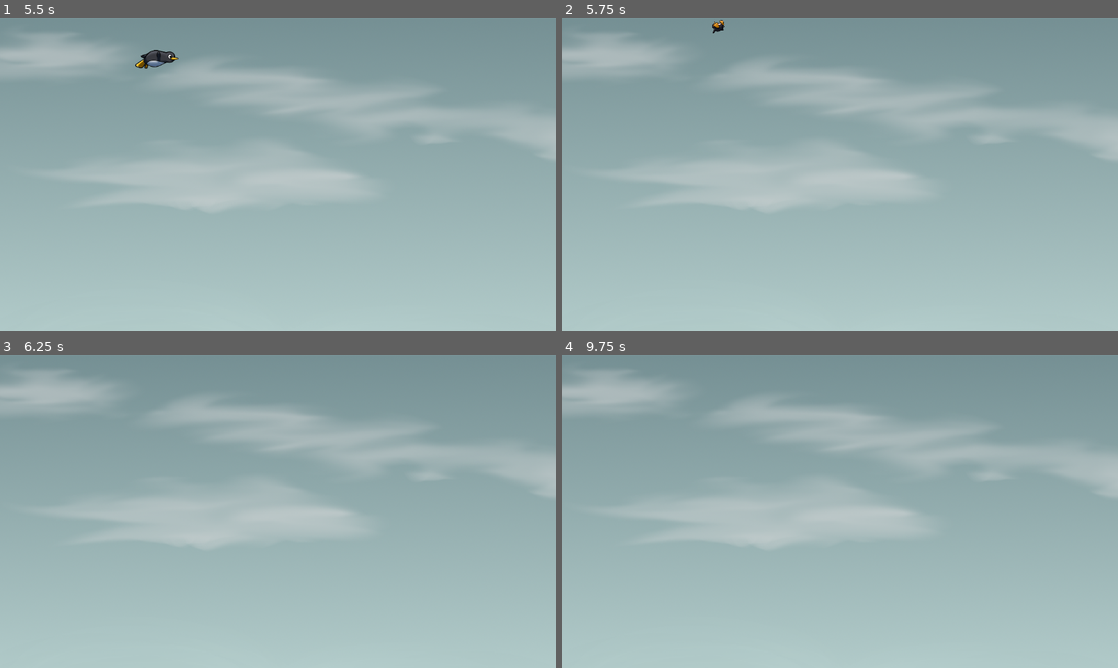
Above: before the commit, frames 1-4 (two rows, left to right).
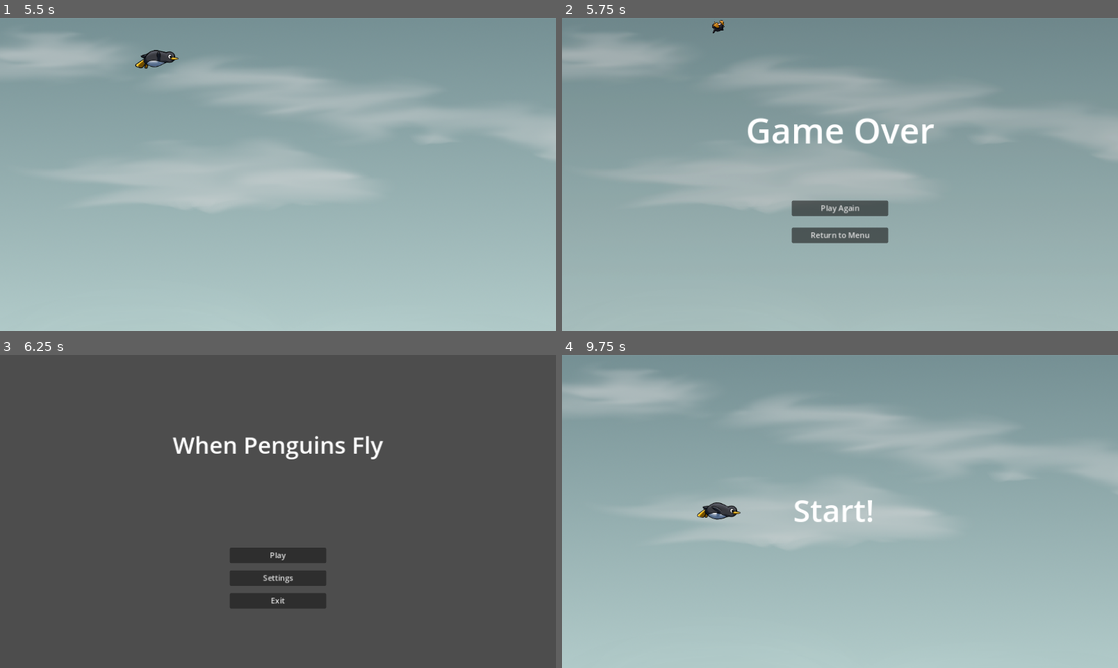
Above: after the commit, the same moments.

Repository: imbev/WhenPenguinsFly
Game: Godot game, scene res://menu/menu.tscn
Same seed, same stepped clock (60 frames per second), same inputs: the game is played once before the commit and once after it. Sound files missing from this copy of the repository are replaced by a short silence.
Inputs (mouse positions are in pixels of both pictures, inside the frame that each line leads up to):
- Up to frame 1 (5.5 s): click "Play" at 0.5 s; hold W (jump) 1.28-2.03 s; tap Enter at 2 s; tap W (jump) at 2.1, 2.27, 2.57, 3.6, 3.77, 4.07, 5.1, 5.27 s; hold W (jump) 2.78-3.53 s; tap Space at 3.5 s; hold W (jump) 4.28-5.03 s
- Up to frame 2 (5.75 s): tap W (jump) at 5.57 s
- Up to frame 3 (6.25 s): click (278, 570) at 5.75 s, where only the run after the commit has a clickable "Return to Menu"
- Up to frame 4 (9.75 s): click (840, 555) at 6.5 s, where only the run after the commit has a clickable "Play"; hold W (jump) 7.28-8.03 s; tap Enter at 8 s; tap W (jump) at 8.1, 8.27, 8.57, 9.6 s; hold W (jump) 8.78-9.53 s; tap Space at 9.5 s

Frame 1 is identical in both runs. In frame 2, 2.7% of the frame differs, in the area x 33-67%, y 32-72%; in frame 3, 100%, in the area x 0-100%, y 0-100%; in frame 4, 0.7%.

Commit message:
Handle game over

Diff:
--- /dev/null
+++ b/background/background.gd
@@ -0,0 +1,12 @@
+extends Node2D
+
+@onready var black_rect = %BlackRect
+@onready var darken_timer = %DarkenTimer
+
+func game_over():
+	darken_timer.start()
+
+
+func _on_darken_timer_timeout():
+	black_rect.color.a += 0.01
+	darken_timer.start()
--- a/background/background.tscn
+++ b/background/background.tscn
@@ -1,6 +1,7 @@
-[gd_scene load_steps=4 format=3 uid="uid://4hc618o25cbk"]
+[gd_scene load_steps=5 format=3 uid="uid://4hc618o25cbk"]
 
 [ext_resource type="Texture2D" uid="uid://f745bwbqra6i" path="res://background/cloud-mountains-background.png" id="1_ivto4"]
+[ext_resource type="Script" path="res://background/background.gd" id="1_mwt3i"]
 
 [sub_resource type="Animation" id="Animation_jhupm"]
 resource_name = "scroll"
@@ -24,6 +25,7 @@
 
 [node name="Background" type="Node2D"]
 position = Vector2(472, 872)
+script = ExtResource("1_mwt3i")
 
 [node name="AnimationPlayer" type="AnimationPlayer" parent="."]
 libraries = {
@@ -33,7 +35,6 @@
 [node name="ParallaxBackground" type="ParallaxBackground" parent="."]
 
 [node name="ParallaxLayer" type="ParallaxLayer" parent="ParallaxBackground"]
-unique_name_in_owner = true
 motion_mirroring = Vector2(1670.42, 0)
 
 [node name="Sprite2D" type="Sprite2D" parent="ParallaxBackground/ParallaxLayer"]
@@ -44,3 +45,20 @@
 centered = false
 region_enabled = true
 region_rect = Rect2(0, 0, 1670.42, 413.746)
+
+[node name="CanvasLayer" type="CanvasLayer" parent="."]
+
+[node name="BlackRect" type="ColorRect" parent="CanvasLayer"]
+unique_name_in_owner = true
+anchors_preset = 15
+anchor_right = 1.0
+anchor_bottom = 1.0
+grow_horizontal = 2
+grow_vertical = 2
+color = Color(0, 0, 0, 0)
+
+[node name="DarkenTimer" type="Timer" parent="."]
+unique_name_in_owner = true
+wait_time = 0.01
+
+[connection signal="timeout" from="DarkenTimer" to="." method="_on_darken_timer_timeout"]
--- a/game/game.gd
+++ b/game/game.gd
@@ -3,15 +3,24 @@
 var player: Player
 @onready var count_down_label = %CountDownLabel
 @onready var music_player = %MusicPlayer
+@onready var game_over_overlay = %GameOverOverlay
+@onready var background = %Background
+
 var music_enabled
 
 func _ready():
+	start()
+
+func start():
+	game_over_overlay.visible = false
+
 	music_enabled = Config.config.get_value(
 		Config.KEY_SECTION, Config.KEY_MUSIC_ENABLED
 	)
 
 	player = preload("res://player/player.tscn").instantiate()
 	player.global_position = Vector2(180, 324)
+	player.game_over_happened.connect(game_over)
 	add_child(player)
 
 	%Boundary.global_position.x = player.global_position.x
@@ -46,6 +55,19 @@
 	enemy.global_position.y = randf_range(0.0, 648.0)
 	add_child(enemy)
 
+func game_over():
+	music_player.stop()
+	game_over_overlay.visible = true
+	background.game_over()
+
 
 func _on_music_player_finished():
 	music_player.play(4)
+
+
+func _on_play_again_button_pressed():
+	get_tree().reload_current_scene()
+
+
+func _on_return_to_menu_button_pressed():
+	get_tree().change_scene_to_file("res://menu/menu.tscn")
--- a/game/game.tscn
+++ b/game/game.tscn
@@ -9,6 +9,7 @@
 script = ExtResource("1_k501y")
 
 [node name="Background" parent="." instance=ExtResource("2_nac1h")]
+unique_name_in_owner = true
 position = Vector2(1611, 1898)
 scale = Vector2(1.8, 1.8)
 
@@ -44,5 +45,49 @@
 unique_name_in_owner = true
 stream = ExtResource("4_g2b5c")
 
+[node name="GameOverOverlay" type="CanvasLayer" parent="."]
+unique_name_in_owner = true
+
+[node name="VBoxContainer" type="VBoxContainer" parent="GameOverOverlay"]
+anchors_preset = 8
+anchor_left = 0.5
+anchor_top = 0.5
+anchor_right = 0.5
+anchor_bottom = 0.5
+offset_left = -195.5
+offset_top = -84.5
+offset_right = 195.5
+offset_bottom = 84.5
+grow_horizontal = 2
+grow_vertical = 2
+theme_override_constants/separation = 96
+alignment = 1
+
+[node name="Label" type="Label" parent="GameOverOverlay/VBoxContainer"]
+layout_mode = 2
+size_flags_vertical = 6
+theme_override_font_sizes/font_size = 72
+text = "Game Over"
+horizontal_alignment = 1
+vertical_alignment = 1
+
+[node name="VBoxContainer" type="VBoxContainer" parent="GameOverOverlay/VBoxContainer"]
+layout_mode = 2
+theme_override_constants/separation = 24
+
+[node name="PlayAgainButton" type="Button" parent="GameOverOverlay/VBoxContainer/VBoxContainer"]
+custom_minimum_size = Vector2(200, 0)
+layout_mode = 2
+size_flags_horizontal = 4
+text = "Play Again"
+
+[node name="ReturnToMenuButton" type="Button" parent="GameOverOverlay/VBoxContainer/VBoxContainer"]
+custom_minimum_size = Vector2(200, 0)
+layout_mode = 2
+size_flags_horizontal = 4
+text = "Return to Menu"
+
 [connection signal="timeout" from="EnemySpawnTimer" to="." method="_on_enemy_spawn_timer_timeout"]
 [connection signal="finished" from="MusicPlayer" to="." method="_on_music_player_finished"]
+[connection signal="pressed" from="GameOverOverlay/VBoxContainer/VBoxContainer/PlayAgainButton" to="." method="_on_play_again_button_pressed"]
+[connection signal="pressed" from="GameOverOverlay/VBoxContainer/VBoxContainer/ReturnToMenuButton" to="." method="_on_return_to_menu_button_pressed"]
--- a/player/player.gd
+++ b/player/player.gd
@@ -14,6 +14,8 @@
 @onready var initial_y = global_position.y
 
 var sound_effects_enabled
+
+signal game_over_happened
 
 func _ready():
 	start_timer.start()
@@ -49,7 +51,8 @@
 
 
 func _on_jump_cooldown_timeout():
-	can_jump = true
+	if not is_game_over:
+		can_jump = true
 
 func game_over():
 	if is_game_over:
@@ -63,6 +66,7 @@
 		sound_effects_player.stream = AudioStreamOggVorbis.load_from_file("res://player/sounds/data_sounds_hurt.ogg")
 		sound_effects_player.volume_db = 2.5
 		sound_effects_player.play()
+	game_over_happened.emit()
 
 
 func _on_start_timer_timeout():
